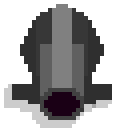
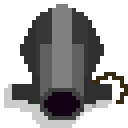
Revision of a layered 128 × 128 image; what changed, layer by layer:
added layer "Layer 3" above "Layer 2" over bbox(92, 72, 128, 104)
painted on "Layer 1" over bbox(44, 92, 80, 116)
